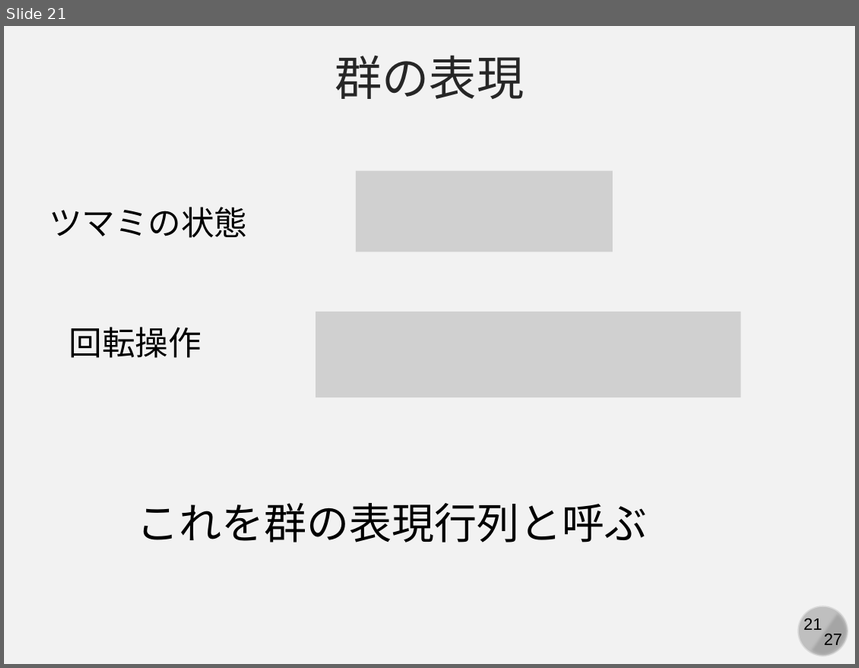
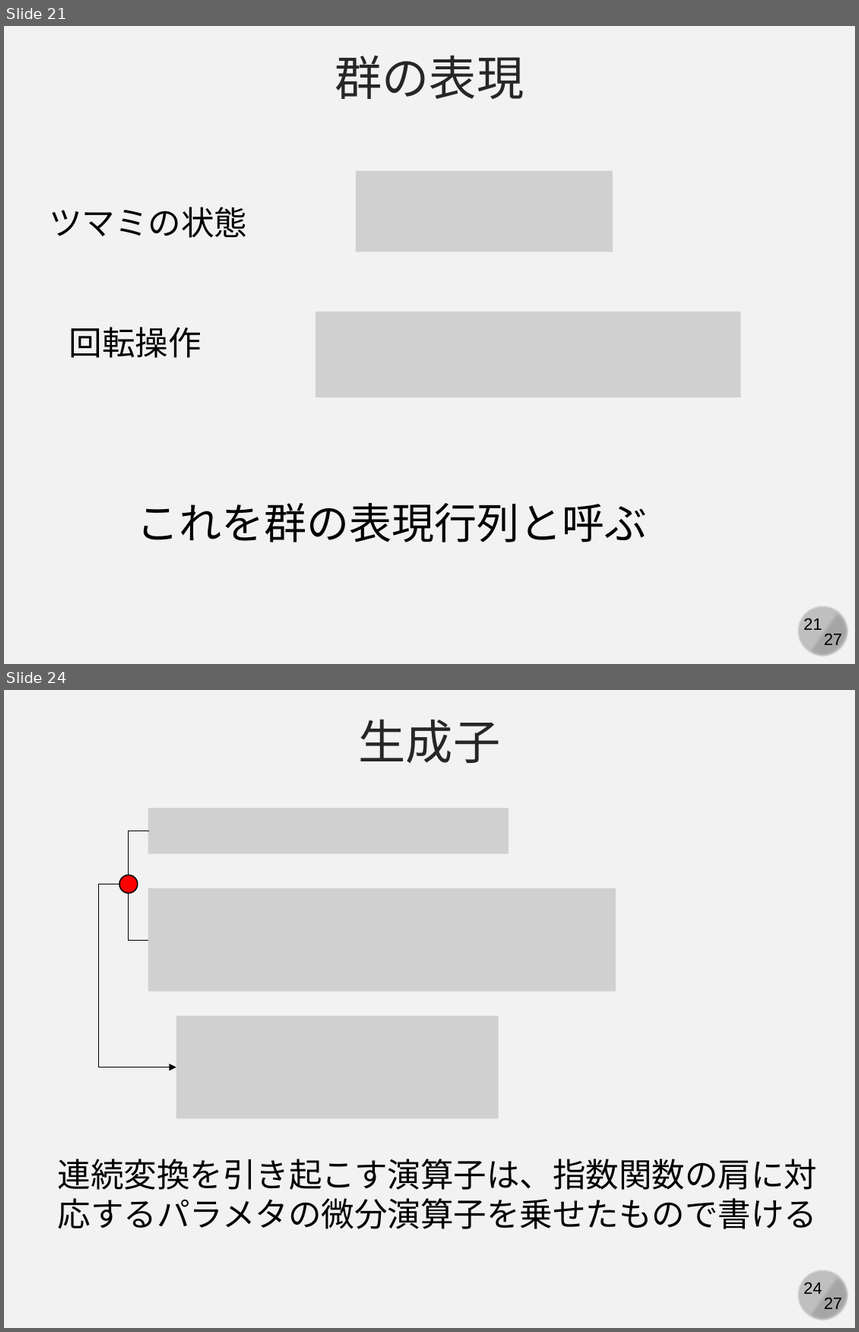
Before and after one commit to kaityo256/classical_mechanics, a slide deck: poisson/fig/slide.pptx. Shown one above the other, each under a label of ours: slide 21 before the commit, slides 21 and 24 after it; the slides between them are not shown. The pictures are 859x668 and 859x1332 pixels, drawn with LibreOffice and Linux fonts; fonts in the diff are those of the drawing; grey boxes stand for pictures. Boxes give left, top, right and bottom in pixels: in the first picture for what was removed or moved away, otherwise in the second. Text is boxed around its words. In the diff, an @@ line names an element or a change of style, - is before the commit and + after.

```diff
--- a/poisson/fig/slide.pptx
+++ b/poisson/fig/slide.pptx
@@ slide 24 added at (4,690,855,1328), background #F2F2F2; not listed: 4 template elements that a slide beside it also shows @@
@@ text added at (359,719,501,763), 40 pt, text #262626 @@
+生成子
@@ picture added at (148,809,509,854) @@
@@ elbow line added from (150, 831) to (148, 940), #000000 0.5 pt @@
@@ elbow arrow added from (120, 884) to (176, 1067), #000000 0.5 pt @@
@@ ellipse added at (120,875,138,894), fill #FF0000, outline #000000 1 pt @@
@@ picture added at (148,888,615,991) @@
@@ picture added at (176,1016,499,1119) @@
@@ text added at (58,1159,818,1230), 28 pt, text #000000 @@
+連続変換を引き起こす演算子は、指数関数の肩に対応するパラメタの微分演算子を乗せたもので書ける
```
Also in this commit, not shown: 1 slide changed, 6 other slides added, 1 other file.
